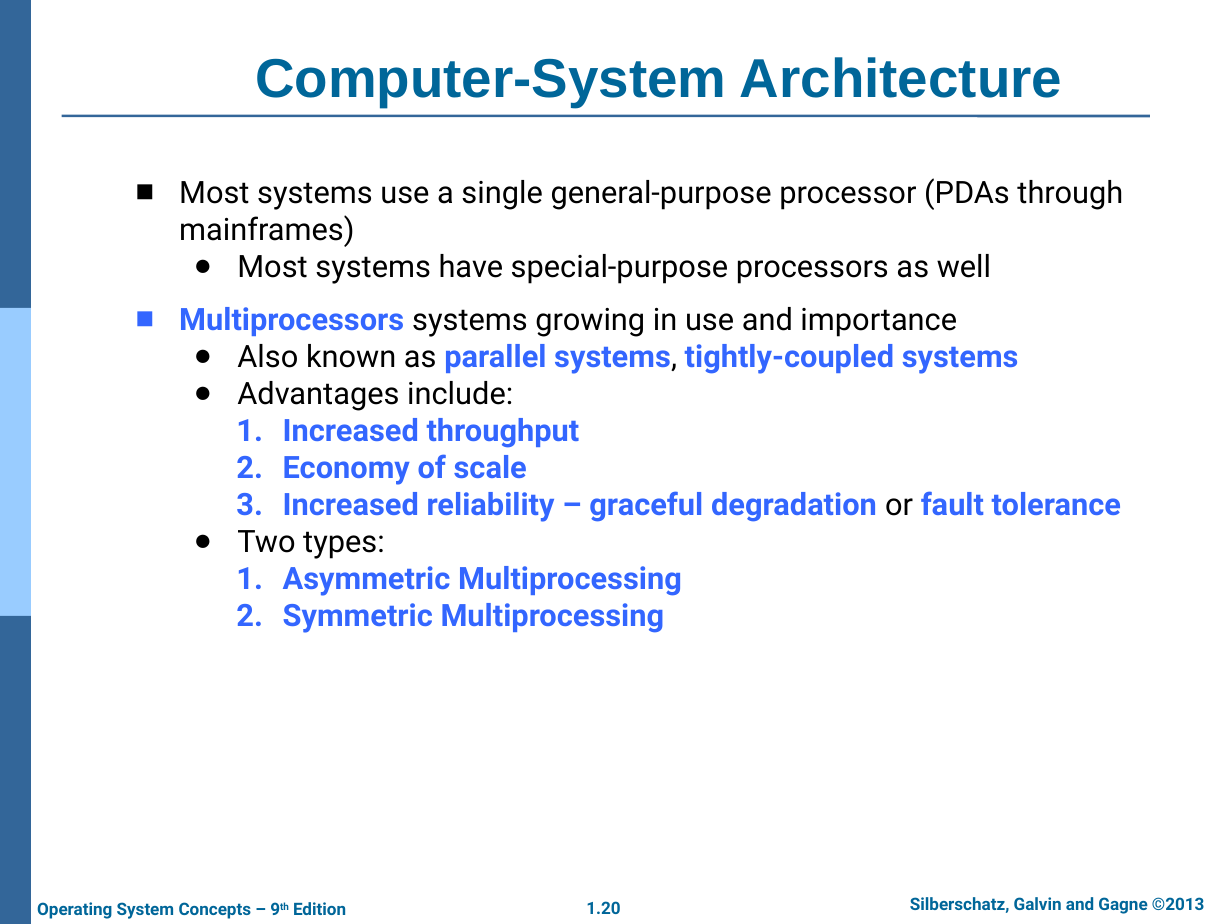
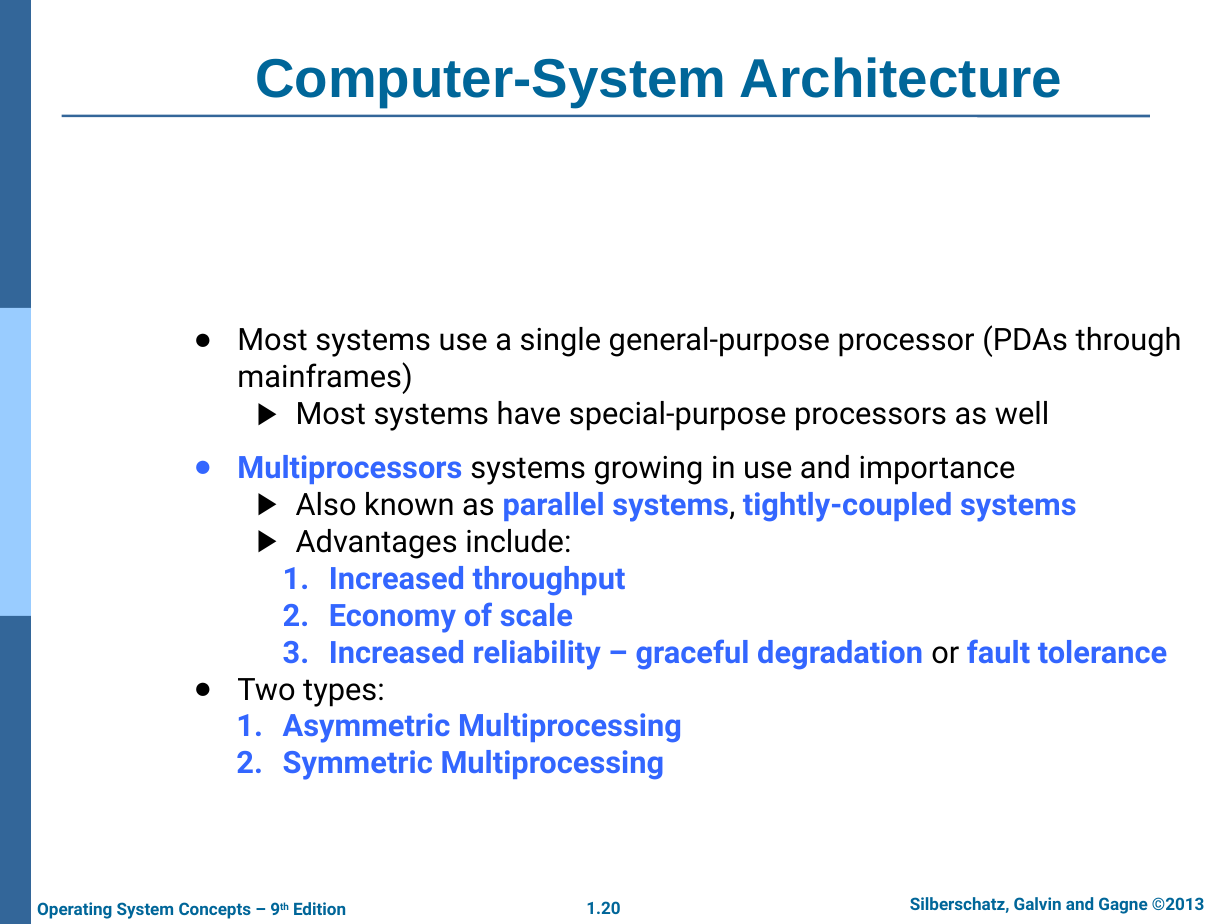
Before and after one commit to junaidasif-dev/BSAI-Content, a slide deck: slide 20 of Sem-5/OS/Theory/ch1.pptx 1ST OCT.pptx. Drawn at 1232x924 pixels with LibreOffice and Linux fonts; fonts in the diff are those of the drawing; background and template pictures are left out. Boxes give left, top, right and bottom in pixels: in the first picture for what was removed or moved away, otherwise in the second. Text is boxed around its words. In the diff, an @@ line names an element or a change of style, - is before the commit and + after.

```diff
--- a/Sem-5/OS/Theory/ch1.pptx 1ST OCT.pptx
+++ b/Sem-5/OS/Theory/ch1.pptx 1ST OCT.pptx
@@ text at <box>237,325,1182,670</box>: bullet ■ to ●; list level 1 to 2 in "Most systems use a single ..."; bullet colour #993300 to #CC6600; bullet ● to ▶; list level 2 to 3 in "Most systems have special-purpose processors ..."; bullet colour #CC6600 to #009900; list level 1 to 2 in "Multiprocessors systems growing in use ..."; list level 2 to 3 in "Also known as parallel systems, ..."; list level 2 to 3 in "Advantages include:"; list level 3 to 4 in "Increased throughput"; bullet colour #009900 to #FFCC00; list level 3 to 4 in "Economy of scale"; list level 3 to 4 in "Increased reliability – graceful degradation ..." @@
```
Also in this commit, not shown: 3 other slides changed, 12 other files.
